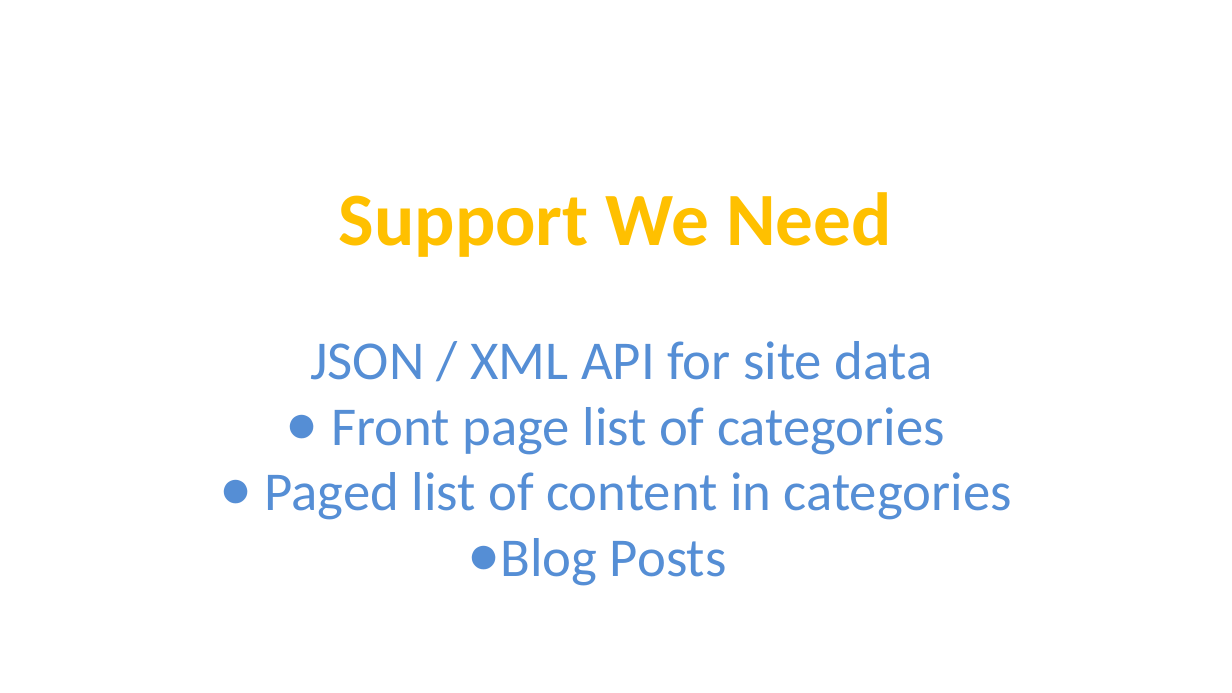
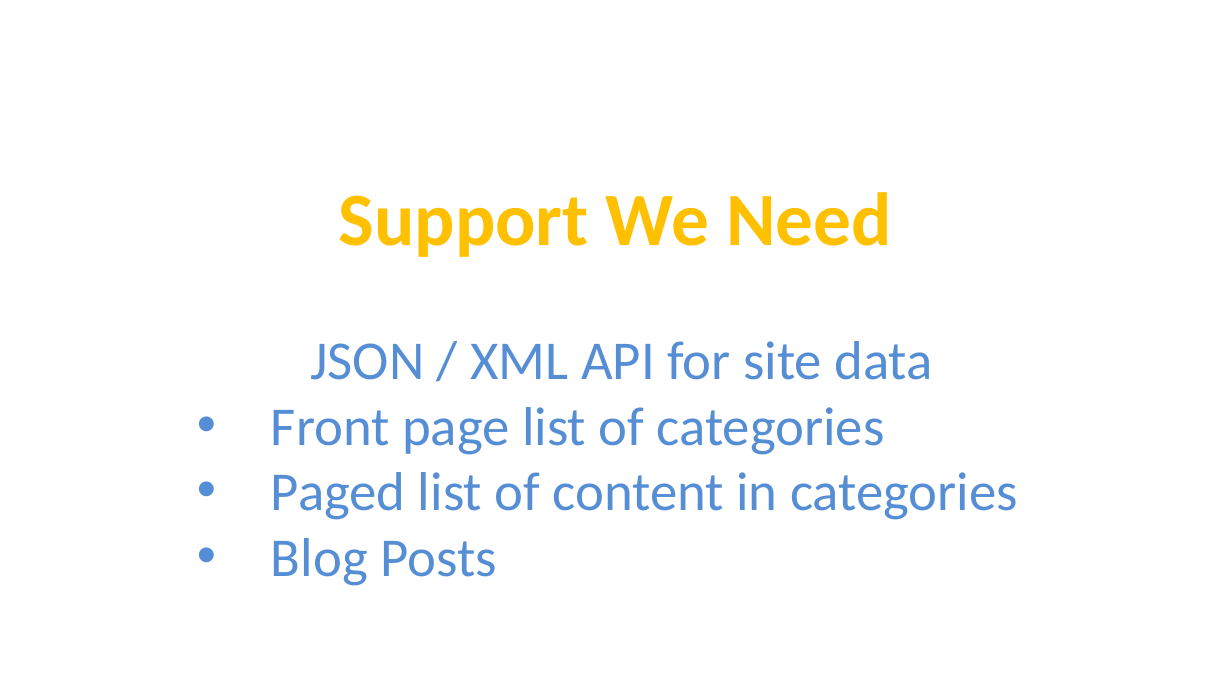
Before and after one commit to ServiceInnovationCamp/Group4, a slide deck: slide 10 of 4-ShikkhokBatayon.pptx. Drawn at 1232x693 pixels with LibreOffice and Linux fonts; fonts in the diff are those of the drawing. Boxes give left, top, right and bottom in pixels: in the first picture for what was removed or moved away, otherwise in the second. Text is boxed around its words. In the diff, an @@ line names an element or a change of style, - is before the commit and + after.

```diff
--- a/4-ShikkhokBatayon.pptx
+++ b/4-ShikkhokBatayon.pptx
@@ text at (271,407,1018,586): alignment centre to left; bullet ● to • @@
```
Also in this commit, not shown: 9 other slides changed, 1 slide added, 2 slides removed.
